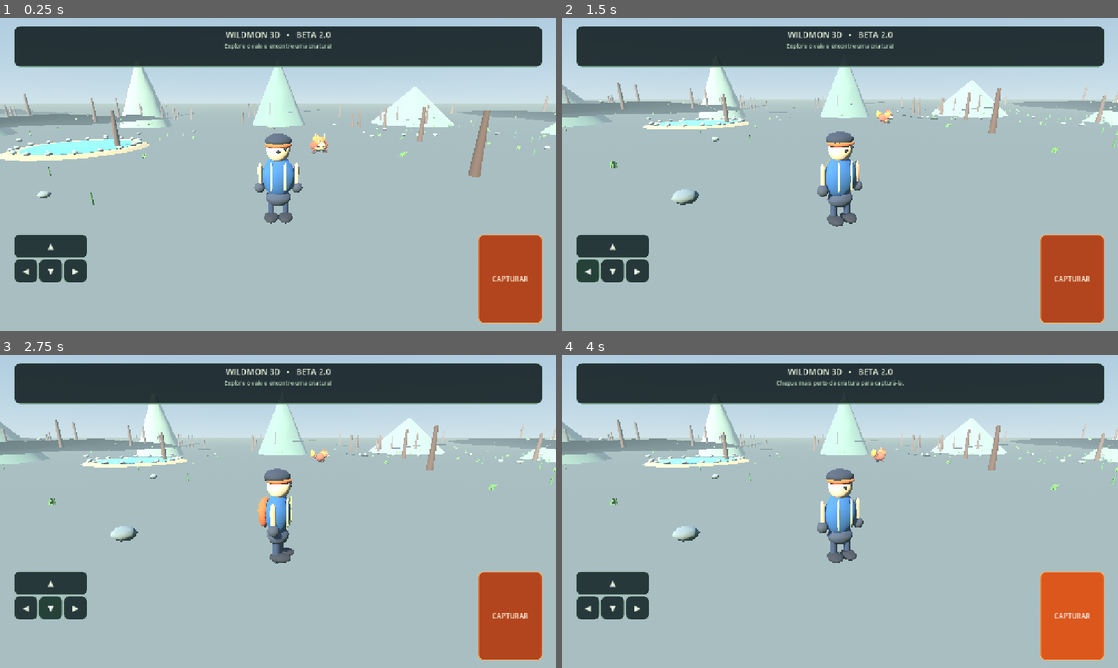
Above: before the commit, frames 1-4 (two rows, left to right).
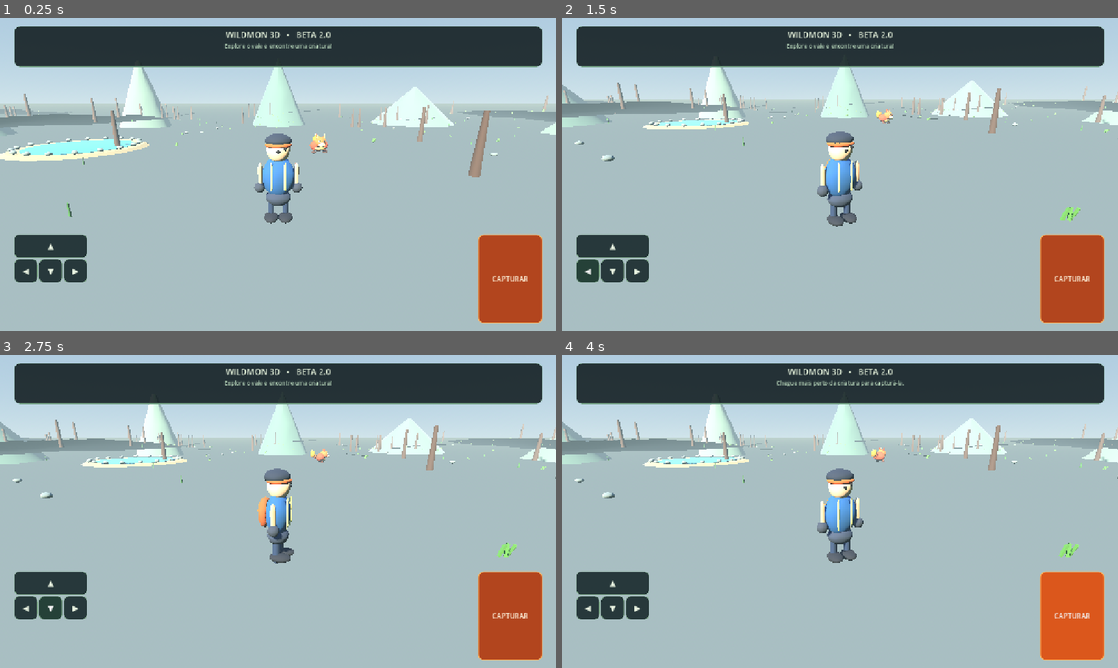
Above: after the commit, the same moments.

Repository: ealvim07-gif/wildmon-3d
Game: Godot game, scene res://scenes/main.tscn
The game is run twice, just before and just after one commit, with the same random seed, the same clock (stepped at 60 frames per second) and the same inputs.
Inputs:
- Up to frame 1 (0.25 s): no input
- Up to frame 2 (1.5 s): click "▲" at 0.5 s; click "◀" at 1.25 s
- Up to frame 3 (2.75 s): click "▼" at 2 s
- Up to frame 4 (4 s): click "▶" at 2.75 s; click "CAPTURAR" at 3.5 s

The runs differ from the first frame. In frame 1, 0.4% of the frame differs, in the area x 2-100%, y 29-64%; in frame 2, 0.6%, in the area x 0-100%, y 26-66%; in frame 3, 0.6%; in frame 4, 0.6%.

Commit message:
Distribute vegetation and rocks across the expanded valley

Diff:
--- a/scripts/game.gd
+++ b/scripts/game.gd
@@ -162,19 +162,19 @@
 		_add_tree(Vector3(px, _terrain_height(px, pz), pz), i)
 	for i in range(150):
 		var px := rng.randf_range(-66.0, 66.0)
-		var pz := rng.randf_range(-36.0, 36.0)
+		var pz := rng.randf_range(-66.0, 66.0)
 		if absf(px) < 7.0 and pz < 12.0 and pz > -31.0:
 			continue
 		_add_plant(Vector3(px, _terrain_height(px, pz), pz), i)
 	for i in range(58):
-		var px := rng.randf_range(-35.0, 35.0)
-		var pz := rng.randf_range(-35.0, 35.0)
+		var px := rng.randf_range(-66.0, 66.0)
+		var pz := rng.randf_range(-66.0, 66.0)
 		if absf(px) < 9.0 and pz < 12.0 and pz > -30.0:
 			continue
 		_add_rock(Vector3(px, _terrain_height(px, pz), pz), i)
 	for i in range(190):
 		var px := rng.randf_range(-67.0, 67.0)
-		var pz := rng.randf_range(-37.0, 37.0)
+		var pz := rng.randf_range(-67.0, 67.0)
 		if absf(px) < 8.0 and pz < 12.0 and pz > -31.0:
 			continue
 		_add_grass_tuft(Vector3(px, _terrain_height(px, pz), pz), i)
